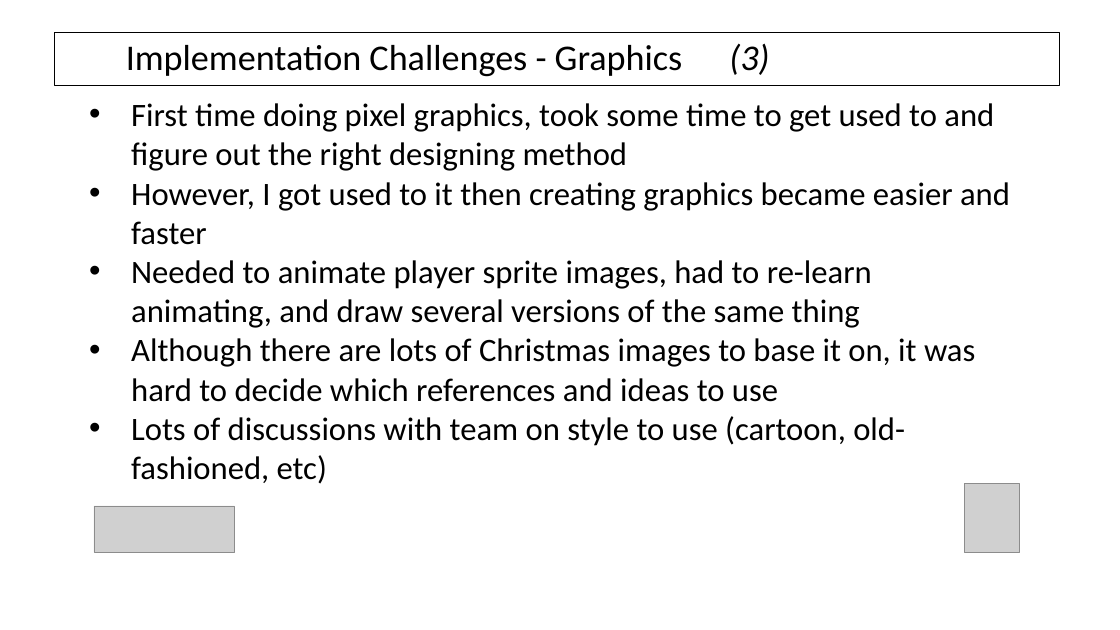
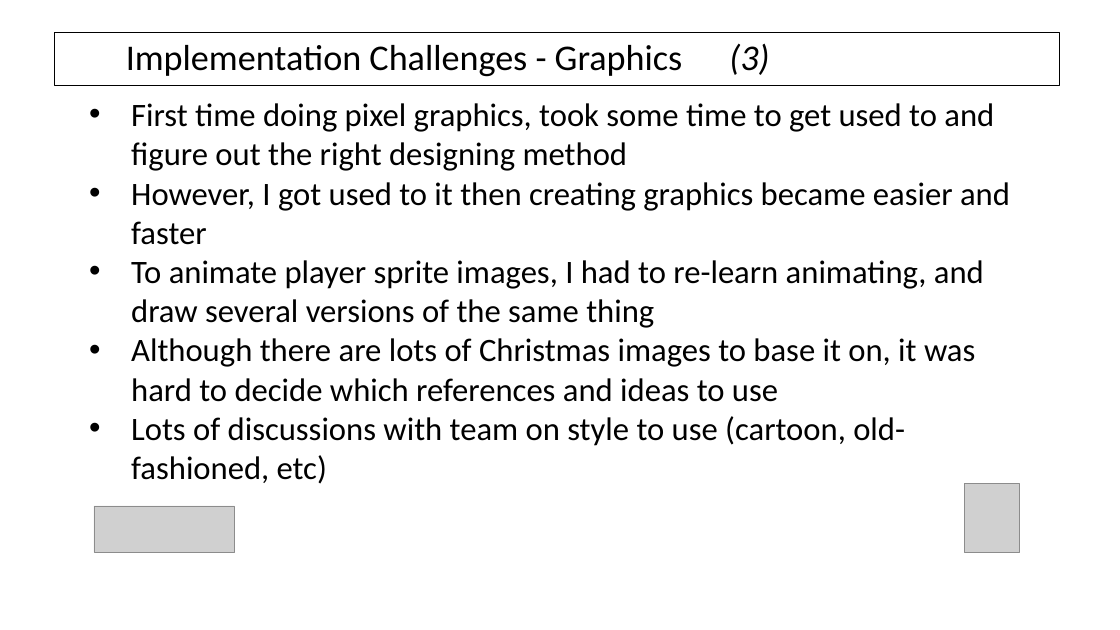
Before and after one commit to AlexCarolan/Christmas-Game, a slide deck: slide 10 of D2.pptx. Drawn at 1120x630 pixels with LibreOffice and Linux fonts; fonts in the diff are those of the drawing; grey boxes stand for pictures; background and template pictures are left out. Boxes give left, top, right and bottom in pixels: in the first picture for what was removed or moved away, otherwise in the second. Text is boxed around its words. In the diff, an @@ line names an element or a change of style, - is before the commit and + after.

```diff
--- a/D2.pptx
+++ b/D2.pptx
@@ text at (131,260,984,328): text changed @@
-• Needed to animate player sprite images, had to re-learn animating, and draw several versions of the same thing
+• To animate player sprite images, I had to re-learn animating, and draw several versions of the same thing
```
Also in this commit, not shown: 5 other slides changed.
